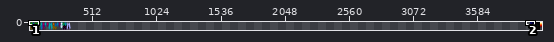
Sprite sheet -- images/tiles.png. The picture above shows the old version from afar; the outline marks the close-up.
Close-up. As it was:
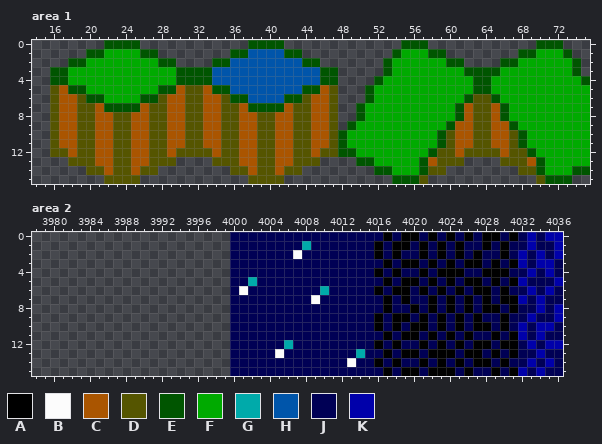
The file is 4096x16 pixels. Colours within 5 levels of each other are drawn and written as one. Shown: area 1: x 14..75, y 0..15; area 2: x 3978..4036, y 0..15. The wide view leaves out empty margins. The commit also changed other parts of the picture, which this record leaves out.
Palette (. is transparent): A #000000  B #fcfcfc  C #aa5500  D #555500  E #005500  F #00aa00  G #00aaaa  H #0055aa  J #000055  K #0000aa
Pixels before, area 1, first column x 16:
 0 ......EEEE............EEEE.............EEE............EEE...
 1 ....EEFFFFEE........EEHHHHEE..........EFFFEE........EEFFFE..
 2 ..EEFFFFFFFFEE....EEHHHHHHHHEE.......EFFFFFFEE....EEFFFFFFE.
 3 EEFFFFFFFFFFFFEEEEHHHHHHHHHHHHEE.....EFFFFFFFFEEEEFFFFFFFFE.
 4 EEFFFFFFFFFFFFEEEEHHHHHHHHHHHHEE....EFFFFFFFFFFEEFFFFFFFFFFE
 5 DCEEFFFFFFFFEECDDCEEHHHHHHHHEECD...EFFFFFFFFFFFEEFFFFFFFFFFF
 6 DCCDEEFFFFEEDCCDDCCDEEHHHHEEDCCD...EFFFFFFFFFFEDDEFFFFFFFFFF
 7 DCCDDCEEEECDDCCDDCCDDCEEEECDDCCD..EFFFFFFFFFFECDDCEFFFFFFFFF
 8 DCCDDCCDDCCDDCCDDCCDDCCDDCCDDCCD..EFFFFFFFFFFECDDCEFFFFFFFFF
 9 DCCDDCCDDCCDDCCDDCCDDCCDDCCDDCCD.EFFFFFFFFFFECCDDCCEFFFFFFFF
10 DCCDDCCDDCCDDCCDDCCDDCCDDCCDDCCDEFFFFFFFFFFEDCCDDCCDEFFFFFFF
11 DCCDDCCDDCCDDCCDDCCDDCCDDCCDDCCDEFFFFFFFFFFEDCCDDCCDEFFFFFFF
12 DDCDDCCDDCCDDCDDDDCDDCCDDCCDDCDDEEFFFFFFFFEDDCDDDDCDDEFFFFFF
13 ..DDDCCDDCCDDD....DDDCCDDCCDDD....EEFFFFFECDDD....DDDCEFFFFF
14 ....DDCDDCDD........DDCDDCDD........EEFFFEDD........DDEFFFEE
15 ......DDDD............DDDD............EEED............DEEE..
Pixels before, area 2, first column x 4000:
 0 JJJJJJJJJJJJJJJJJAJAAJAJAJAJAAJAJKJKK
 1 JJJJJJJJGJJJJJJJAJAAJAJAJAJJAJAJJKJJK
 2 JJJJJJJBJJJJJJJJAJAJJAJAJAJAJJAJKJKJK
 3 JJJJJJJJJJJJJJJJJAJAAJAJAJAAJAJAKJKKJ
 4 JJJJJJJJJJJJJJJJAJAJJAJAAAJJAAAJJKJKJ
 5 JJGJJJJJJJJJJJJJJAJAAJAJAJAAJAJAKJJJK
 6 JBJJJJJJJJGJJJJJAJAAJAJAJAJAAJAJJKJKJ
 7 JJJJJJJJJBJJJJJJJAJAJJAJAJAJAJAAKJKJJ
 8 JJJJJJJJJJJJJJJJJAJJAJAJAJAJAAJAJJKJK
 9 JJJJJJJJJJJJJJJJAJAAJAJAJAJAJJAJJKJJK
10 JJJJJJJJJJJJJJJJAJAJAAJAJAJAAJAJKJKKJ
11 JJJJJJJJJJJJJJJJJAJAAJAJAJAJJAJAKJKJJ
12 JJJJJJGJJJJJJJJJAJAJJAJAJAJAAJAAJKJKK
13 JJJJJBJJJJJJJJGJJAJAAJAAAJAAJAJAJJKJJ
14 JJJJJJJJJJJJJBJJAJAJJAJAJAJAAJAJJKJKJ
15 JJJJJJJJJJJJJJJJJAJAAJAAAJAJJAJAKJKJJ
And afterwards:
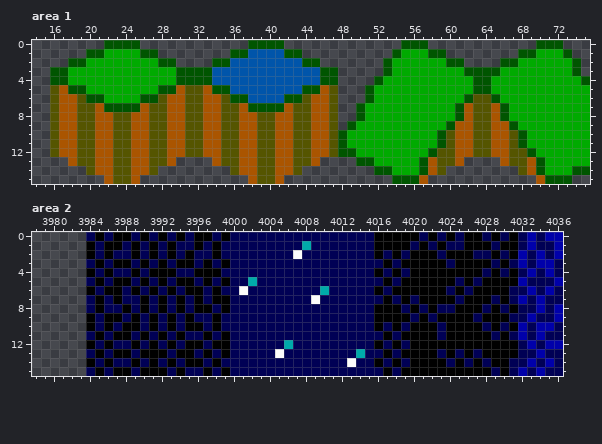
The edit:
Changed rows in their new state; - is an unchanged pixel.
Area 1:
first column x 17:
12 C------------C--C------------C---------------C--C-----
13 -C----------C----C----------C---------------C----C----
14 ----C----C----------C----C---------------C----------C-
15 -----C--C------------C--C---------------C------------C
Area 2:
first column x 3984:
 0 JAJAAJAJAJAJAAJA----------------A-A--------AJ---
 1 AJAAJAJAJAJJAJAJ-----------------A-------JAA---A
 2 AJAJJAJAJAJAJJAJ--------------------A-AJA-AJ-AJA
 3 JAJAAJAJAJAAJAJA---------------------A-AJA--AJAJ
 4 AJAJJAJAAAJJAAAJ--------------------A-A---AAJ-JA
 5 JAJAAJAJAJAAJAJA---------------------A-A---JA-A-
 6 AJAAJAJAJAJAAJAJ--------------------A-A------A--
 7 JAJAJJAJAJAJAJAA---------------------A-A---A---J
 8 JAJJAJAJAJAJAAJA----------------A-A-----JA-AJ---
 9 AJAAJAJAJAJAJJAJ-----------------A------A-AJAA--
10 AJAJAAJAJAJAAJAJ----------------------AJA-A-JAJA
11 JAJAAJAJAJAJJAJA---------------------A---A-AAJAJ
12 AJAJJAJAJAJAAJAA--------------------A-A-A-A--A--
13 JAJAAJAAAJAAJAJA---------------------A-J---JA-A-
14 AJAJJAJAJAJAAJAJ--------------------A-A-----JA--
15 JAJAAJAAAJAJJAJA---------------------A---A-AAJAJ
Changed places in both close-ups, as pixel boxes (x1, y1, x2, y2):
changed: (59, 148, 329, 184)
changed: (419, 148, 545, 184)
added: (86, 232, 230, 376)
changed: (374, 232, 518, 376)
